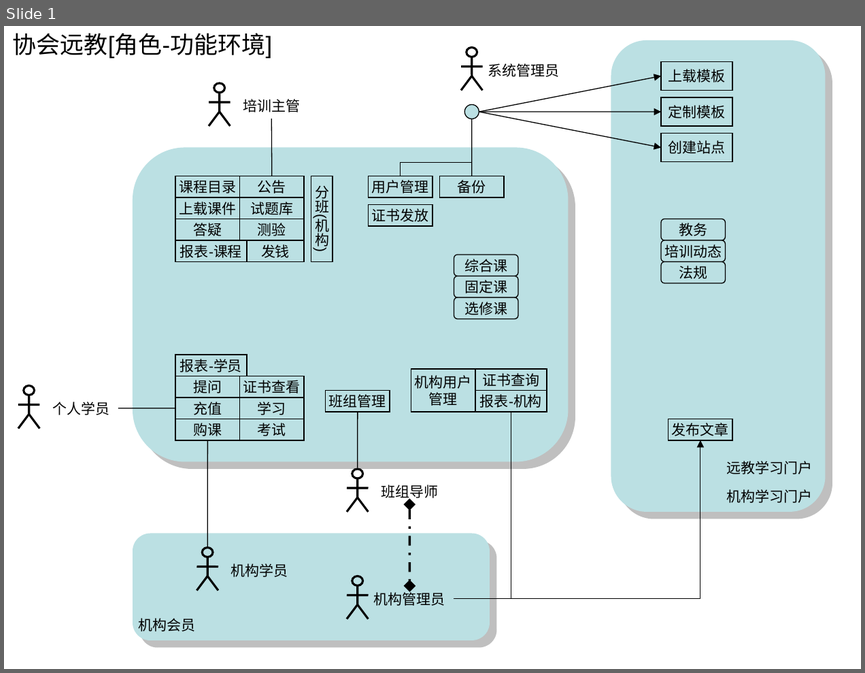
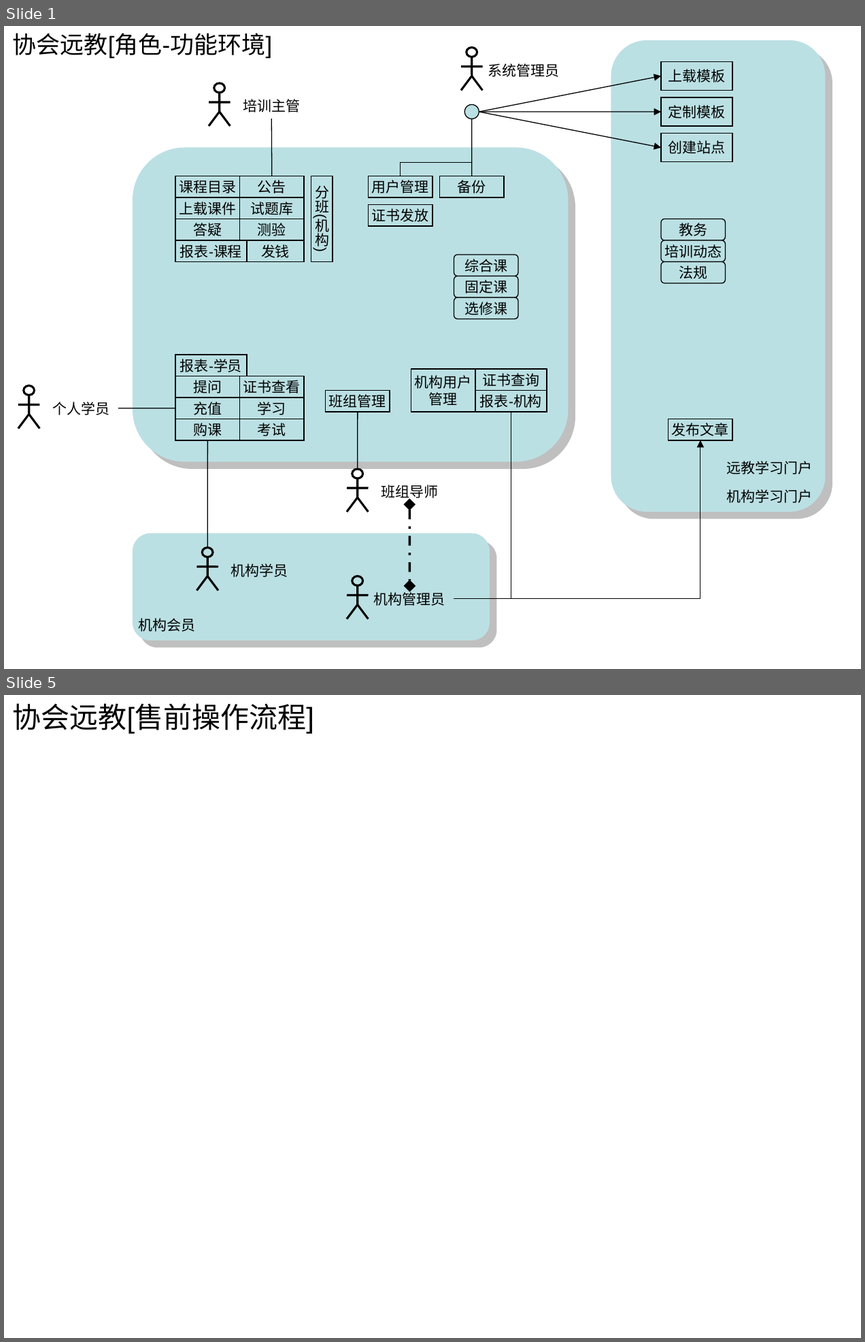
Before and after one commit to huhongjun/mydokeos, a slide deck: docu/Dokeos-lcms.ppt. Shown one above the other, each under a label of ours: slide 1 before the commit, slides 1 and 5 after it; the slides between them are not shown. The pictures are 865x673 and 865x1342 pixels, drawn with LibreOffice and Linux fonts; fonts in the diff are those of the drawing. Boxes give left, top, right and bottom in pixels: in the first picture for what was removed or moved away, otherwise in the second. Text is boxed around its words. In the diff, an @@ line names an element or a change of style, - is before the commit and + after.

```diff
--- a/docu/Dokeos-lcms.ppt
+++ b/docu/Dokeos-lcms.ppt
@@ slide 5 added at [4, 695, 861, 1338], background #FFFFFF @@
@@ title added at [13, 703, 314, 734], 24 pt, text #000000 @@
+协会远教[售前操作流程]
```
Also in this commit, not shown: 1 slide changed, 1 other slide added, 1 other file.
